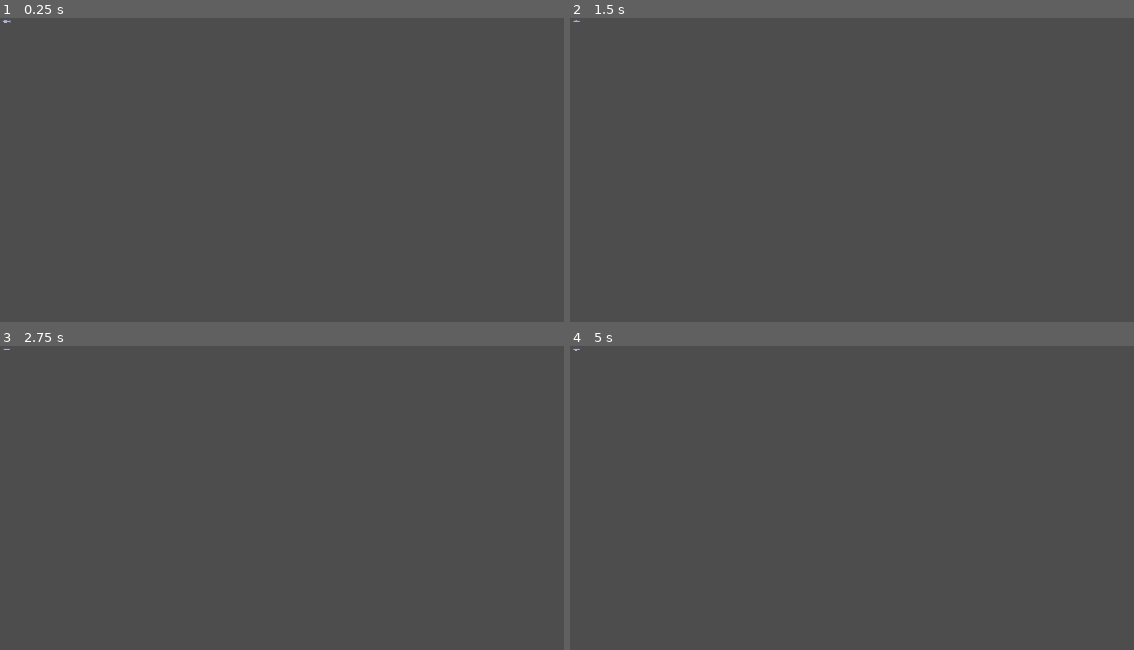
Above: before the commit, frames 1-4 (two rows, left to right).
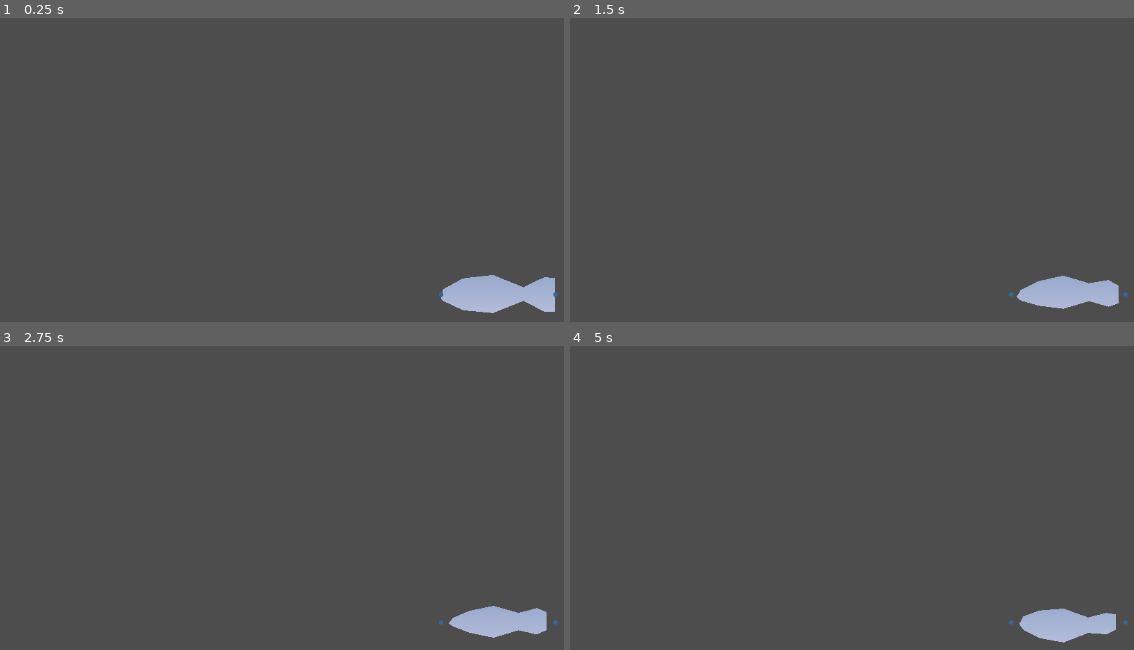
Above: after the commit, the same moments.

Repository: FromAriel/Experiments
Game: Godot game, scene res://scenes/SoftBodyFishPrototype.tscn
Same seed, same stepped clock (60 frames per second), same inputs: the game is played once before the commit and once after it.
Inputs (mouse positions are in pixels of both pictures, inside the frame that each line leads up to):
- Up to frame 1 (0.25 s): no input
- Up to frame 2 (1.5 s): move the mouse to (outside the picture) at 0.52 s; click (outside the picture) at 0.67 s; tap Enter at 1.25 s; drag from (806, 264) to (outside the picture) at 1.27 s
- Up to frame 3 (2.75 s): tap Space at 2 s; move the mouse to (479, 470) at 2.02 s; click (479, 470) at 2.17 s
- Up to frame 4 (5 s): tap Enter at 2.75 s; drag from (outside the picture) to (727, 504) at 2.77 s; tap Space at 3.5 s; move the mouse to (outside the picture) at 3.52 s; click (outside the picture) at 3.67 s; drag from (727, 504) to (852, 458) at 4.27 s

The runs differ from the first frame. In frame 1, 1.9% of the frame differs, in the area x 0-99%, y 0-98%; in frame 2, 1.4%; in frame 3, 1.3%; in frame 4, 1.4%.

Commit message:
feat(softbody): add interactive head and tail controls

Diff:
--- a/BOIDFIsh/prototypes/softbody_fish/scenes/SoftBodyFishPrototype.tscn
+++ b/BOIDFIsh/prototypes/softbody_fish/scenes/SoftBodyFishPrototype.tscn
@@ -4,3 +4,7 @@
 
 [node name="SoftBodyFish" type="Node2D"]
 script = ExtResource("1")
+
+[node name="HeadControl" type="Node2D" parent="."]
+
+[node name="TailControl" type="Node2D" parent="."]
--- a/BOIDFIsh/prototypes/softbody_fish/scripts/SoftBodyFish.gd
+++ b/BOIDFIsh/prototypes/softbody_fish/scripts/SoftBodyFish.gd
@@ -28,36 +28,55 @@
     Vector2(4, 5.5)
 ]
 
+const FB_HEAD_INDICES: Array[int] = [4, 5, 6, 7]
+const FB_TAIL_INDICES: Array[int] = [0, 1, 10, 11]
+const FB_CROSS_BRACES: Array[Vector2i] = [Vector2i(2, 9), Vector2i(3, 8)]
+
 @export var FB_spring_strength_IN: float = 10.0
+@export var FB_head_spring_strength_IN: float = 10.0
+@export var FB_tail_spring_strength_IN: float = 10.0
 @export var FB_radial_strength_IN: float = 5.0
 @export_range(0.5, 1.0, 0.01) var FB_damping_IN: float = 0.9
 @export var FB_gravity_IN: float = 0.0
 @export var FB_wobble_amp_IN: float = 0.4
 @export var FB_breath_amp_IN: float = 0.2
+@export var FB_cross_strength_IN: float = 10.0
 
 var FB_nodes_UP: Array[Vector2] = []
 var FB_node_vels_UP: Array[Vector2] = []
 var FB_rest_nodes_SH: Array[Vector2] = []
 var FB_head_ctrl_UP: Vector2 = Vector2.ZERO
 var FB_tail_ctrl_UP: Vector2 = Vector2.ZERO
-var _mat: ShaderMaterial
+var FB_mat_UP: ShaderMaterial
+var FB_cross_rest_SH: Dictionary = {}
+var FB_drag_head_UP: bool = false
+var FB_drag_tail_UP: bool = false
+@onready var FB_head_node_SH: Node2D = $HeadControl
+@onready var FB_tail_node_SH: Node2D = $TailControl
 
 
 func _ready() -> void:
     _init_nodes()
-    _mat = ShaderMaterial.new()
-    _mat.shader = load("res://shaders/soft_body_fish.gdshader")
-    material = _mat
+    FB_mat_UP = ShaderMaterial.new()
+    FB_mat_UP.shader = load("res://shaders/soft_body_fish.gdshader")
+    material = FB_mat_UP
+    scale = Vector2.ONE * 15.0
+    position = get_viewport_rect().size * 0.5
+    FB_head_node_SH.position = (FB_nodes_UP[5] + FB_nodes_UP[6]) * 0.5
+    FB_tail_node_SH.position = (FB_nodes_UP[0] + FB_nodes_UP[11]) * 0.5
 
 
 func _init_nodes() -> void:
     FB_nodes_UP.clear()
     FB_node_vels_UP.clear()
     FB_rest_nodes_SH.clear()
+    FB_cross_rest_SH.clear()
     for pt in FB_COORDS:
         FB_nodes_UP.append(pt)
         FB_node_vels_UP.append(Vector2.ZERO)
         FB_rest_nodes_SH.append(pt)
+    for pair in FB_CROSS_BRACES:
+        FB_cross_rest_SH[pair] = FB_rest_nodes_SH[pair.y] - FB_rest_nodes_SH[pair.x]
 
 
 func _process(delta: float) -> void:
@@ -68,23 +87,47 @@
 func _physics_step(delta: float) -> void:
     var count: int = FB_nodes_UP.size()
     var time_now: float = Time.get_ticks_msec() / 1000.0
+
     for i in count:
         var prev: Vector2 = FB_nodes_UP[(i - 1 + count) % count]
         var next: Vector2 = FB_nodes_UP[(i + 1) % count]
-        var pos: Vector2 = FB_nodes_UP[i]
-        var vel: Vector2 = FB_node_vels_UP[i]
         var base: Vector2 = FB_rest_nodes_SH[i]
         var wob: float = sin(time_now * 0.8 + float(i)) * FB_wobble_amp_IN
         var breath: float = sin(time_now + float(i) * 0.1) * FB_breath_amp_IN
         var target: Vector2 = base + Vector2(0, wob + breath)
 
-        var spring: Vector2 = ((prev + next) * 0.5 - pos) * FB_spring_strength_IN * delta
-        var radial: Vector2 = (target - pos) * FB_radial_strength_IN * delta
-        var grav: Vector2 = Vector2.DOWN * FB_gravity_IN * delta
-        vel += spring + radial + grav
+        var spring_strength: float = FB_spring_strength_IN
+        if FB_HEAD_INDICES.has(i):
+            spring_strength = FB_head_spring_strength_IN
+        elif FB_TAIL_INDICES.has(i):
+            spring_strength = FB_tail_spring_strength_IN
+
+        var spring: Vector2 = ((prev + next) * 0.5 - FB_nodes_UP[i]) * spring_strength
+        var radial: Vector2 = (target - FB_nodes_UP[i]) * FB_radial_strength_IN
+        var grav: Vector2 = Vector2.DOWN * FB_gravity_IN
+        FB_node_vels_UP[i] += (spring + radial + grav) * delta
+
+    for pair in FB_CROSS_BRACES:
+        var diff: Vector2 = (FB_nodes_UP[pair.y] - FB_nodes_UP[pair.x]) - FB_cross_rest_SH[pair]
+        var impulse: Vector2 = diff * FB_cross_strength_IN * delta * 0.5
+        FB_node_vels_UP[pair.x] += impulse
+        FB_node_vels_UP[pair.y] -= impulse
+
+    if FB_drag_head_UP:
+        var pos: Vector2 = to_local(get_viewport().get_mouse_position())
+        FB_nodes_UP[5] = pos
+        FB_nodes_UP[6] = pos
+        FB_head_node_SH.position = pos
+    if FB_drag_tail_UP:
+        var pos: Vector2 = to_local(get_viewport().get_mouse_position())
+        FB_nodes_UP[0] = pos
+        FB_nodes_UP[11] = pos
+        FB_tail_node_SH.position = pos
+
+    for i in count:
+        var vel: Vector2 = FB_node_vels_UP[i]
         vel *= FB_damping_IN
-        pos += vel * delta
-        FB_nodes_UP[i] = pos
+        FB_nodes_UP[i] += vel * delta
         FB_node_vels_UP[i] = vel
 
 
@@ -94,3 +137,32 @@
     for p in FB_nodes_UP:
         uvs.append(p * 0.05 + Vector2(0.5, 0.5))
     draw_polygon(points, [], uvs)
+    draw_circle(FB_head_node_SH.position, 0.2, Color.WHITE)
+    draw_circle(FB_tail_node_SH.position, 0.2, Color.WHITE)
+
+
+func _input(event: InputEvent) -> void:
+    if event is InputEventMouseButton:
+        if event.button_index == MOUSE_BUTTON_LEFT:
+            if event.pressed:
+                var mp: Vector2 = to_local(event.position)
+                if mp.distance_to(FB_head_node_SH.position) < 0.5:
+                    FB_drag_head_UP = true
+                    Input.set_default_cursor_shape(Input.CURSOR_DRAG)
+                elif mp.distance_to(FB_tail_node_SH.position) < 0.5:
+                    FB_drag_tail_UP = true
+                    Input.set_default_cursor_shape(Input.CURSOR_DRAG)
+            else:
+                FB_drag_head_UP = false
+                FB_drag_tail_UP = false
+                Input.set_default_cursor_shape(Input.CURSOR_ARROW)
+    elif event is InputEventMouseMotion:
+        var mp: Vector2 = to_local(event.position)
+        if not FB_drag_head_UP and not FB_drag_tail_UP:
+            if (
+                mp.distance_to(FB_head_node_SH.position) < 0.5
+                or mp.distance_to(FB_tail_node_SH.position) < 0.5
+            ):
+                Input.set_default_cursor_shape(Input.CURSOR_POINTING_HAND)
+            else:
+                Input.set_default_cursor_shape(Input.CURSOR_ARROW)
Not shown, changed: BOIDFIsh/CHANGE_LOG.md
Not shown, changed: BOIDFIsh/TODO.md
Not shown, changed: BOIDFIsh/prototypes/softbody_fish/README.md
